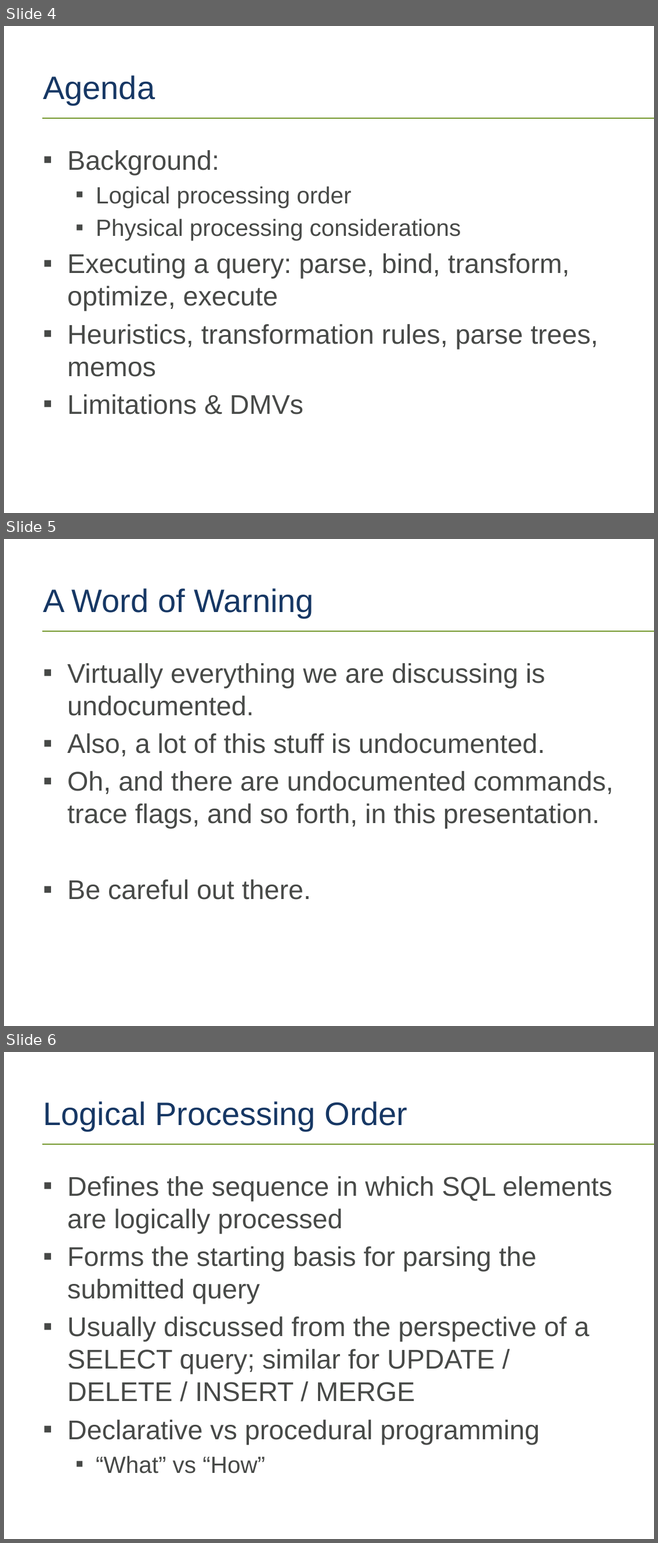
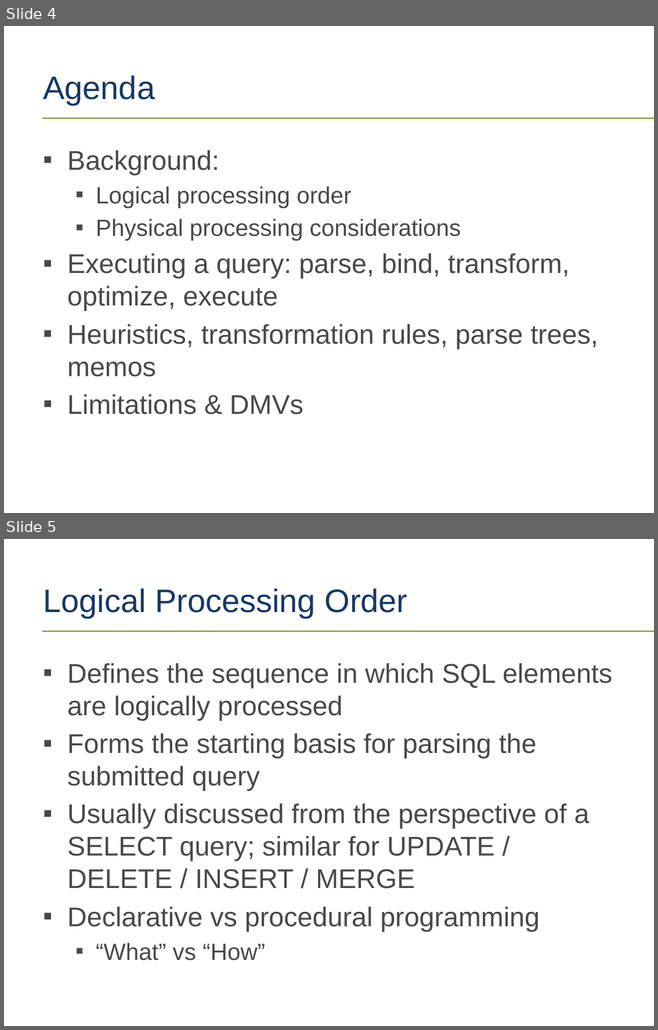
Before and after one commit to tf3604/OptimizerPresentation, a slide deck: Optimizer.pptx. Shown one above the other, each under a label of ours: slides 4, 5 and 6 before the commit, slides 4 and 5 after it. The pictures are 658x1543 and 658x1030 pixels, drawn with LibreOffice and Linux fonts; fonts in the diff are those of the drawing; background and template pictures are left out. Boxes give left, top, right and bottom in pixels: in the first picture for what was removed or moved away, otherwise in the second. Text is boxed around its words. In the diff, an @@ line names an element or a change of style, - is before the commit and + after.

```diff
--- a/Optimizer.pptx
+++ b/Optimizer.pptx
@@ slide 5 removed at [4, 539, 654, 1026], background #FFFFFF; not listed: 1 template element that a slide beside it also shows @@
@@ title removed at [43, 588, 313, 617] @@
-A Word of Warning
@@ text removed at [67, 663, 613, 900] @@
-▪ Virtually everything we are discussing is undocumented.
-▪ Also, a lot of this stuff is undocumented.
-▪ Oh, and there are undocumented commands, trace flags, and so forth, in this presentation.
-▪ Be careful out there.
@@ what was slide 6 is now slide 5 @@
```
Also in this commit, not shown: 1 slide changed, 1 slide added, 2 other slides removed.
